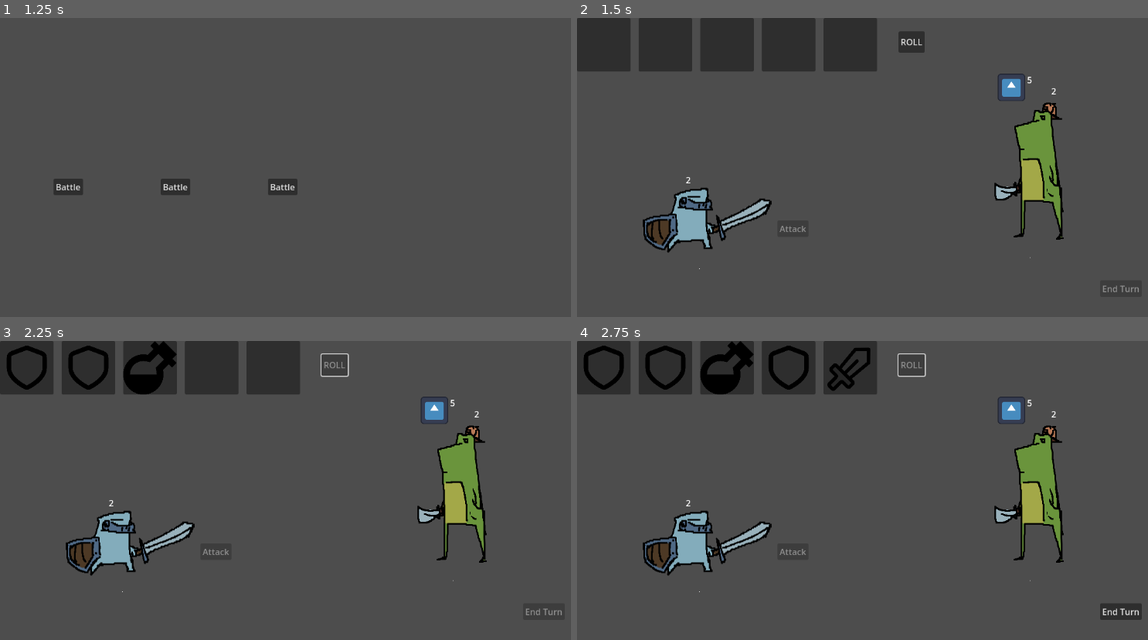
Above: before the commit, frames 1-4 (two rows, left to right).
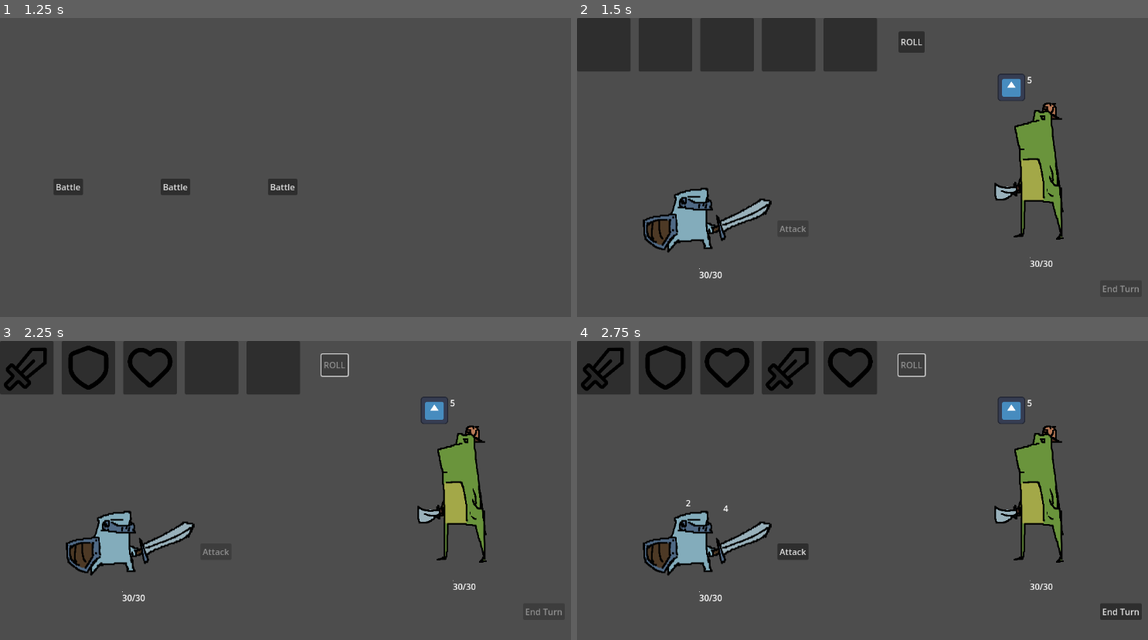
Above: after the commit, the same moments.

Repository: peteler/SlotRoguelike
Game: Godot game, scene res://scenes/main_menu.tscn
Same seed, same stepped clock (60 frames per second), same inputs: the game is played once before the commit and once after it. The engine's default icon, where the game draws it, is replaced by a stand-in: a white triangle on a blue panel in a dark square.
Inputs:
- Up to frame 1 (1.25 s): click "Start Game" at 0.5 s
- Up to frame 2 (1.5 s): click "Battle" at 1.25 s
- Up to frame 3 (2.25 s): click "ROLL" at 2 s
- Up to frame 4 (2.75 s): no input

Frame 1 is identical in both runs. In frame 2, 0.1% of the frame differs, in the area x 19-84%, y 23-88%; in frame 3, 1.3%; in frame 4, 2.2%, in the area x 0-84%, y 0-88%.

Commit message:
basic game loop is online! enemy intent, player actions ... should implement effect resource before moving on to content & map though

Diff:
--- a/resources/enemies/EnemyDataResources/bad_frog.tres
+++ b/resources/enemies/EnemyDataResources/bad_frog.tres
@@ -17,7 +17,7 @@
 attack_frequency = 0.8
 special_ability_cooldown = 3
 possible_actions = Array[ExtResource("2_27c08")]([ExtResource("3_27c08"), ExtResource("3_upxd1")])
-action_weights = Array[int]([])
+action_weights = Array[int]([7, 3])
 intent_ui_offset = Vector2(-60, -5)
 intent_ui_anchor = "top_center"
 symbol_rewards = Array[ExtResource("4_lyes3")]([])
--- a/resources/events/encounters/encounter_data.gd
+++ b/resources/events/encounters/encounter_data.gd
@@ -1,4 +1,5 @@
 # EncounterData.gd - Add map generation properties
+@tool
 class_name EncounterData
 extends EventData
 
--- a/resources/player/player_classes/test_class_symbol_pool.tres
+++ b/resources/player/player_classes/test_class_symbol_pool.tres
@@ -1,5 +1,6 @@
-[gd_resource type="Resource" script_class="SymbolPool" load_steps=6 format=3 uid="uid://dkhuarj60r2hp"]
+[gd_resource type="Resource" script_class="SymbolPool" load_steps=7 format=3 uid="uid://dkhuarj60r2hp"]
 
+[ext_resource type="Script" uid="uid://dwxqiops6h6f5" path="res://resources/symbols/scripts/symbol_data.gd" id="1_i5c1y"]
 [ext_resource type="Script" uid="uid://bu7q30yiokipy" path="res://scenes/battle/SlotMachine/symbol_pool.gd" id="1_t3agp"]
 [ext_resource type="Resource" uid="uid://bouyqgd5u7ow6" path="res://resources/symbols/heart.tres" id="1_trpc3"]
 [ext_resource type="Resource" uid="uid://xmnlr1co0kha" path="res://resources/symbols/mana_potion.tres" id="2_i5c1y"]
@@ -8,10 +9,10 @@
 
 [resource]
 script = ExtResource("1_t3agp")
-available_symbols = {
-ExtResource("1_trpc3"): 1,
+available_symbols = Dictionary[ExtResource("1_i5c1y"), int]({
+ExtResource("1_trpc3"): 3,
 ExtResource("2_i5c1y"): 2,
 ExtResource("3_v42ba"): 5,
 ExtResource("4_e5a1o"): 5
-}
+})
 metadata/_custom_type_script = "uid://bu7q30yiokipy"
--- a/resources/player/player_data.gd
+++ b/resources/player/player_data.gd
@@ -5,7 +5,7 @@
 
 ## Core Identity
 @export var class_data: PlayerClassData  # Reference to the class this character is
-var character_name = class_data.character_name if class_data else null
+var character_name = class_data.character_name if class_data else "no_name"
 
 ## turn Stats (these reset each turn)
 @export var turn_attack: int = 5
--- a/resources/symbols/heart.tres
+++ b/resources/symbols/heart.tres
@@ -9,12 +9,12 @@
 description = ""
 texture = ExtResource("2_mny50")
 rarity = 0
-basic_effect_stat_name = Array[String]([])
-basic_effect_stat_change_amount = Array[int]([])
-basic_effect_target_type = Array[int]([])
-special_effects = Dictionary[String, int]({})
+basic_effect_stat_name = Array[String](["current_health"])
+basic_effect_stat_change_amount = Array[int]([5])
+basic_effect_target_type = Array[int]([1])
+special_effects = Dictionary[int, int]({})
 custom_effects = Dictionary[GDScript, int]({})
 edition = 0
-applied_time = 1
+apply_time = 1
 animation_duration = 0.3
 metadata/_custom_type_script = "uid://dwxqiops6h6f5"
--- a/resources/symbols/shield.tres
+++ b/resources/symbols/shield.tres
@@ -5,12 +5,16 @@
 
 [resource]
 script = ExtResource("1_jhtxi")
+symbol_name = "Symbol"
+description = ""
 texture = ExtResource("2_gexcj")
-symbol_name = "Symbol"
-target_type = null
-is_instant_effect = null
-health_effect = null
-mana_effect = null
-attack_effect = null
-block_effect = 2
+rarity = 0
+basic_effect_stat_name = Array[String](["current_block"])
+basic_effect_stat_change_amount = Array[int]([2])
+basic_effect_target_type = Array[int]([1])
+special_effects = Dictionary[int, int]({})
+custom_effects = Dictionary[GDScript, int]({})
+edition = 0
+apply_time = 1
+animation_duration = 0.3
 metadata/_custom_type_script = "uid://dwxqiops6h6f5"
--- a/resources/symbols/sword.tres
+++ b/resources/symbols/sword.tres
@@ -5,12 +5,16 @@
 
 [resource]
 script = ExtResource("1_2u7ws")
+symbol_name = "Symbol"
+description = ""
 texture = ExtResource("2_lfi3j")
-symbol_name = "Symbol"
-target_type = null
-is_instant_effect = null
-health_effect = null
-mana_effect = null
-attack_effect = 2
-block_effect = null
+rarity = 0
+basic_effect_stat_name = Array[String](["turn_attack"])
+basic_effect_stat_change_amount = Array[int]([2])
+basic_effect_target_type = Array[int]([1])
+special_effects = Dictionary[int, int]({})
+custom_effects = Dictionary[GDScript, int]({})
+edition = 0
+apply_time = 1
+animation_duration = 0.3
 metadata/_custom_type_script = "uid://dwxqiops6h6f5"
--- a/scenes/Characters/character.gd
+++ b/scenes/Characters/character.gd
@@ -49,7 +49,6 @@
 
 	if sprite and character_data.sprite:
 		sprite.texture = character_data.sprite
-
 
 	if not character_data or not sprite:
 		push_error("Missing CharacterData or Sprite2D for UI placement!")
@@ -161,9 +160,14 @@
 ## ONLY USED BY SYMBOL PROCESSOR !
 func modify_property_by_amount(property_name: String, amount: int):
 	if property_name in self:
-		set(property_name, amount)
+		set(property_name, get(property_name) + amount)
 	else:
 		push_error("Property '", property_name, "' does not exist on this object.")
+
+# --- Battle States Helpers ---
+## @override
+func call_on_start_of_player_turn():
+	pass
 
 # --- Utility functions ---
 func is_alive() -> bool:
--- a/scenes/Characters/enemy.gd
+++ b/scenes/Characters/enemy.gd
@@ -169,6 +169,7 @@
 
 	return available
 # ---------------------------------
+
 ## TODO: rework enemy AI:
 #func select_aggressive_action(actions: Array[EnemyAction]) -> EnemyAction:
 	#"""Prioritize attacks and damage-dealing abilities"""
--- a/scenes/Characters/player_character.gd
+++ b/scenes/Characters/player_character.gd
@@ -3,12 +3,12 @@
 extends Character
 
 ## parent vars
+#@onready var sprite: Sprite2D = $Sprite2D
+#@onready var collision_shape: CollisionShape2D = $CollisionShape2D
+#@onready var stats_ui: Control = $StatsUI
 #var max_health: int
 #var current_health: int:
 #var current_block: int = 0:
-#@onready var sprite: Sprite2D = $Sprite2D
-#@onready var collision_shape: CollisionShape2D = $CollisionShape2D
-#@onready var stats_ui: Control = $StatsUI
 
 ## Player-specific stats
 var current_mana: int = 0:
@@ -44,19 +44,22 @@
 
 func initialize_from_player_data():
 	"""Initialize player character from PlayerData resource"""
-	# init all player character battle ui
-	init_battle_ui()
+	# init base character stats
+	init_character_battle_stats(player_data)
+	# init battle_ui based on CharacterData
+	init_character_battle_ui(player_data.class_data, battle_ui)
 
-	# Set player-specific stats
+	# initialize player-specific battle ui
+	var attack_display = battle_ui.get_node_or_null("AttackDisplay")
+	if attack_display:
+		print("attack_display present")
+		battle_ui.attack_display.position = player_data.class_data.attack_display_local_offset
+
+	# initialize player-specific stats
 	current_mana = player_data.current_mana
-
-	# Apply any temporary modifiers
-	max_health = player_data.max_health
-	current_health = player_data.current_health
 
 	print("Player character initialized: ", player_data.character_name)
 
-#TODO: add this function
 func perform_basic_attack(target: Character):
 	target.take_basic_attack_damage(turn_attack)
 	can_attack = false
@@ -64,11 +67,10 @@
 ## Override take_basic_attack_damage to add player-specific effects
 func take_basic_attack_damage(amount: int):
 	super.take_basic_attack_damage(amount)
-
 	# Add screen shake, damage effects, etc. here
 	add_damage_effect()
 
-func init_start_of_turn():
+func call_on_start_of_player_turn():
 	can_attack = true
 	turn_attack = 0
 	current_block = 0
@@ -78,20 +80,3 @@
 	"""Add visual/audio effects when player takes damage"""
 	# TODO: Add screen shake, damage popup, sound effect
 	print("Player took damage!")
-
-# --- PlayerBattleUI ---
-
-func init_battle_ui():
-	# init base character stats
-	init_character_battle_stats(player_data)
-
-	init_character_battle_ui(player_data.class_data, battle_ui)
-
-	# initialize player specific battle ui
-	var attack_display = battle_ui.get_node_or_null("AttackDisplay")
-	if attack_display:
-		print("attack_display present")
-		battle_ui.attack_display.position = player_data.class_data.attack_display_local_offset
-
-
-## Player death is handled by the Global.character_died signal in BattleManager
--- a/scenes/battle/SlotMachine/slot_machine.gd
+++ b/scenes/battle/SlotMachine/slot_machine.gd
@@ -25,6 +25,7 @@
 
 func disable_roll():
 	roll_button.disabled = true
+
 # called once from game_controller when setting up battle_manager
 func init_from_player_data(player_data: PlayerData):
 
--- a/scenes/battle/SlotMachine/symbol_processor.gd
+++ b/scenes/battle/SlotMachine/symbol_processor.gd
@@ -32,7 +32,7 @@
 		var stat_change_amount = symbol.basic_effect_stat_change_amount[i]
 		var target_type = symbol.basic_effect_target_type[i]
 
-		var targets = Global.get_targets_by_target_type(target_type) # Array[Character]
+		var targets = GlobalBattle.get_targets_by_target_type(target_type, null) # Array[Character]
 
 		for target in targets:
 			target.modify_property_by_amount(stat_name, stat_change_amount)
--- a/scenes/battle/battle_manager.gd
+++ b/scenes/battle/battle_manager.gd
@@ -104,8 +104,9 @@
 	player_character.player_data = player_data
 
 	# Position at spawn point
-	var spawn_offset = player_data.class_data.spawn_offset
+
 	if player_spawn:
+		var spawn_offset = player_data.class_data.spawn_offset
 		player_character.global_position = player_spawn.global_position + spawn_offset
 
 	# Add to scene
@@ -217,7 +218,7 @@
 			# spell_panel.hide() # for later
 
 			# init start of player's turn for player & enemies
-			player_character.init_start_of_turn()
+			player_character.call_on_start_of_player_turn()
 			for enemy in enemies_container.get_children():
 				if enemy is Enemy and enemy.is_alive():
 					enemy.call_on_start_of_player_turn()
--- a/scenes/battle/character_battle_ui.gd
+++ b/scenes/battle/character_battle_ui.gd
@@ -8,18 +8,23 @@
 var character: Character
 
 func _ready():
+
+	character = get_parent() as Character
+
 	Global.character_block_updated.connect(_on_character_block_updated)
 	Global.character_health_updated.connect(_on_character_health_updated)
 
 func _on_character_block_updated(updated_character: Character, block: int):
 	# Only update if this is our character
+	print("Signal received for block update. Character: ", updated_character.name, ", block: ", block)
 	if updated_character == character:
 		block_label.text = str(block)
 		block_label.visible = block > 0
+		print("block_label: ", block_label)
 
 func _on_character_health_updated(updated_character: Character, health: int, max_health: int):
 	print("Signal received for health update. Character: ", updated_character.name, ", health: ", health)
 	if updated_character == character:
-		health_label.text = str(health)
+		health_label.text = str(health) + "/" + str(max_health)
 
 # TODO: buff/debuff diplay
--- a/scenes/battle/player_character_battle_ui.gd
+++ b/scenes/battle/player_character_battle_ui.gd
@@ -35,3 +35,4 @@
 	if updated_character == player_character:
 		attack_label.text = str(attack)
 		attack_label.visible = attack > 0
+		print("updated player attack to: ", attack)
--- a/scenes/battle/player_character_battle_ui.tscn
+++ b/scenes/battle/player_character_battle_ui.tscn
@@ -20,7 +20,6 @@
 
 [node name="AttackLabel" type="Label" parent="AttackDisplay"]
 layout_mode = 2
-text = "4"
 
 [node name="HealthBar" type="TextureProgressBar" parent="."]
 layout_mode = 0
@@ -40,7 +39,6 @@
 
 [node name="BlockLabel" type="Label" parent="BlockDisplay"]
 layout_mode = 2
-text = "2"
 
 [node name="BuffDisplay" type="HBoxContainer" parent="."]
 layout_mode = 0
--- a/scenes/ui/enemy_battle_ui.tscn
+++ b/scenes/ui/enemy_battle_ui.tscn
@@ -45,7 +45,6 @@
 
 [node name="BlockLabel" type="Label" parent="BlockDisplay"]
 layout_mode = 2
-text = "2"
 
 [node name="BuffDisplay" type="HBoxContainer" parent="."]
 layout_mode = 0
